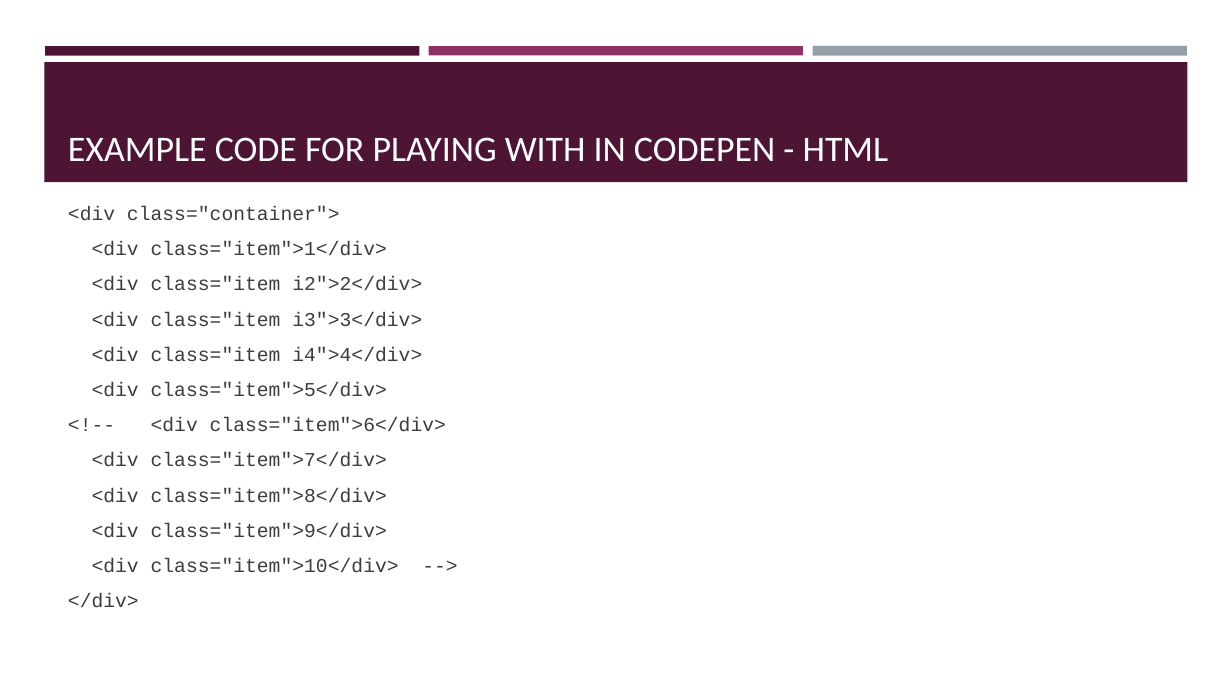
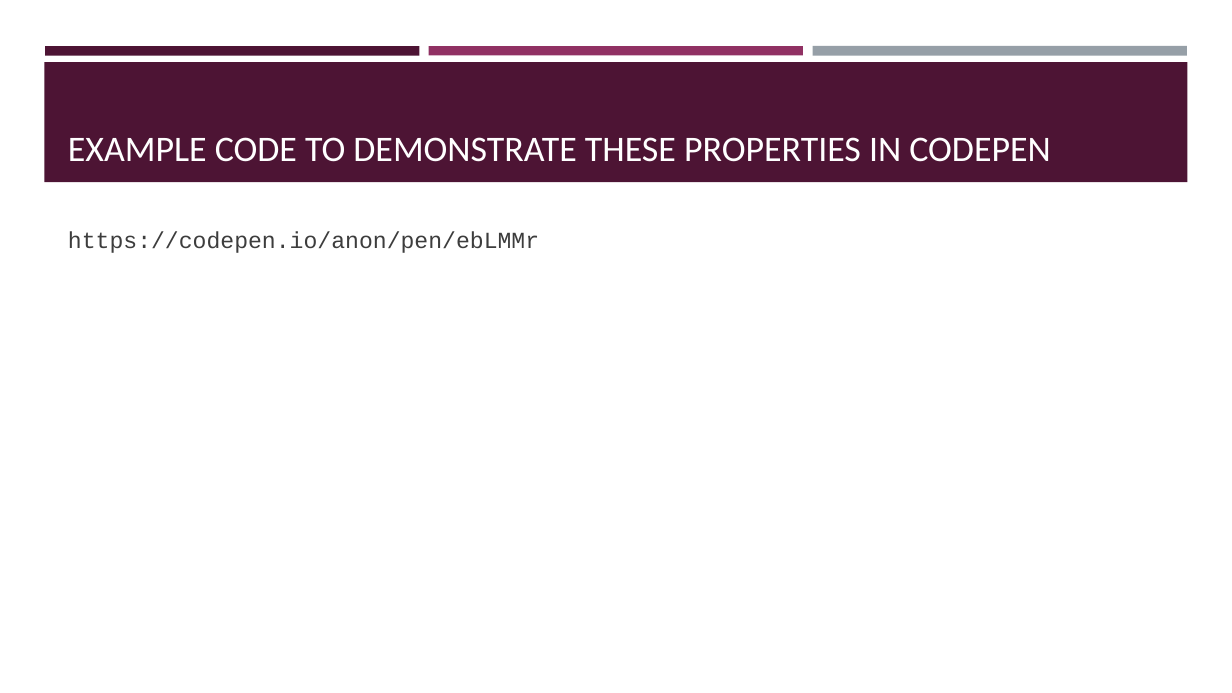
Before and after one commit to ruthlaird/advanced-css-course, a slide deck: slide 7 of Trillo/presentation/Trillo project - what I learnt.pptx. Drawn at 1232x693 pixels with LibreOffice and Linux fonts; fonts in the diff are those of the drawing. Boxes give left, top, right and bottom in pixels: in the first picture for what was removed or moved away, otherwise in the second. Text is boxed around its words. In the diff, an @@ line names an element or a change of style, - is before the commit and + after.

```diff
--- a/Trillo/presentation/Trillo project - what I learnt.pptx
+++ b/Trillo/presentation/Trillo project - what I learnt.pptx
@@ title at (x1=68, y1=137, x2=1050, y2=162): text changed @@
-EXAMPLE CODE FOR PLAYING WITH IN CODEPEN - HTML
+EXAMPLE CODE TO DEMONSTRATE THESE PROPERTIES IN CODEPEN
@@ text "https://codepen.io/anon/pen/ebLMMr" at (x1=68, y1=231, x2=539, y2=253): vertical alignment middle to top @@
@@ text at (x1=68, y1=231, x2=539, y2=253): text changed; size 15.3 to 18 pt @@
-<div class="container">
-<div class="item">1</div>
-<div class="item i2">2</div>
-<div class="item i3">3</div>
-<div class="item i4">4</div>
-<div class="item">5</div>
-<!-- <div class="item">6</div>
-<div class="item">7</div>
-<div class="item">8</div>
-<div class="item">9</div>
-<div class="item">10</div> -->
-</div>
+https://codepen.io/anon/pen/ebLMMr
```
Also in this commit, not shown: 5 slides removed, 14 other files.
